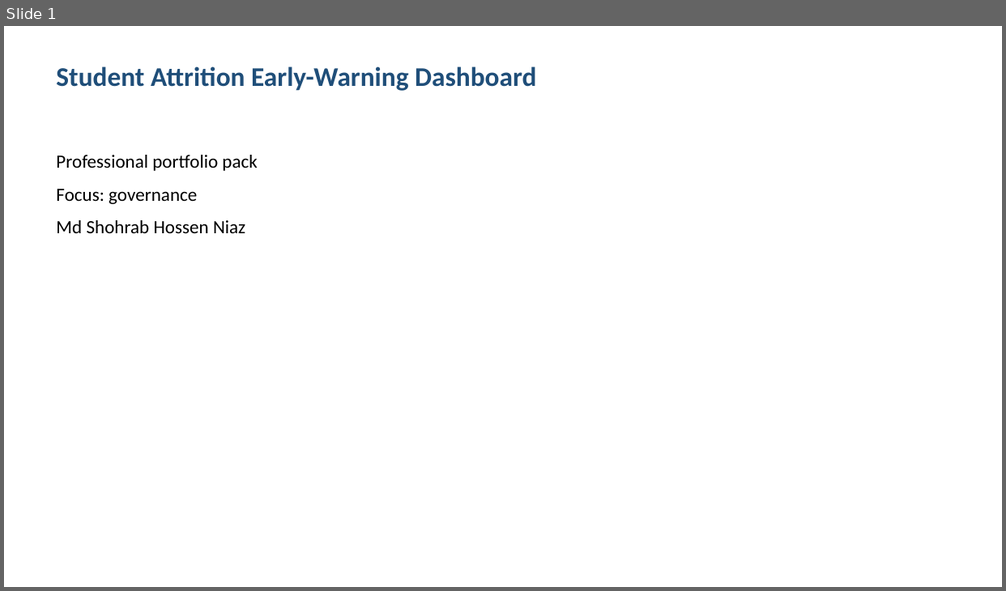
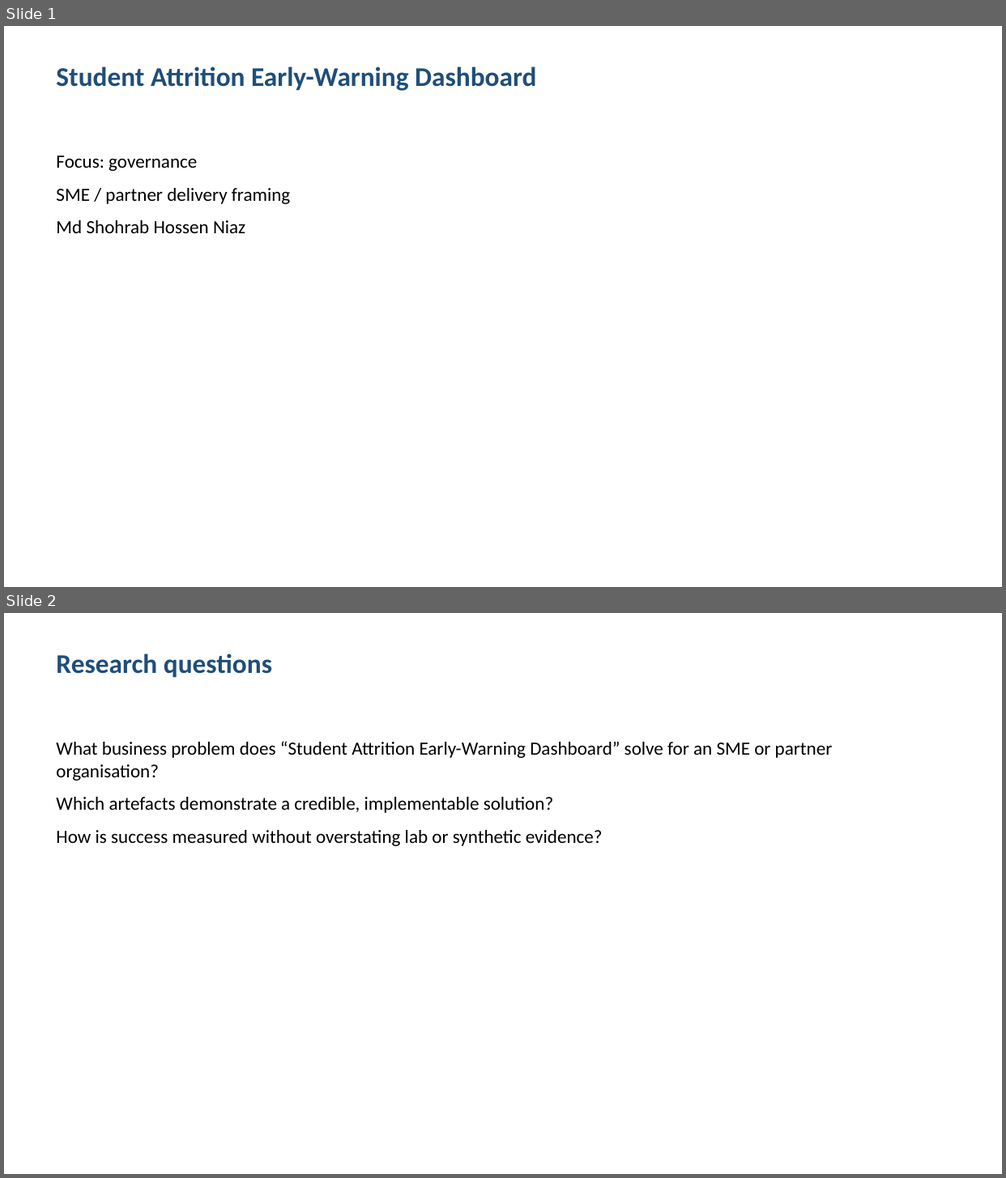
Before and after one commit to shohrabniaz/student-attrition-early-warning-dashboard, a slide deck: Final_Submission/02_Presentation.pptx. Shown one above the other, each under a label of ours: slide 1 before the commit, slides 1 and 2 after it. The pictures are 1006x591 and 1006x1178 pixels, drawn with LibreOffice and Linux fonts; fonts in the diff are those of the drawing. Boxes give left, top, right and bottom in pixels: in the first picture for what was removed or moved away, otherwise in the second. Text is boxed around its words. In the diff, an @@ line names an element or a change of style, - is before the commit and + after.

Commit message:
Polish portfolio pack for professional showcase readiness.

```diff
--- a/Final_Submission/02_Presentation.pptx
+++ b/Final_Submission/02_Presentation.pptx
@@ slide 2 added at <box>4,613,1002,1174</box>, background #FFFFFF @@
@@ text added at <box>56,653,272,678</box>, 26 pt, text #1F4E79, bold @@
+Research questions
@@ text added at <box>56,741,833,846</box>, 18 pt, text #000000 @@
+What business problem does “Student Attrition Early-Warning Dashboard” solve for an SME or partner organisation?
+Which artefacts demonstrate a credible, implementable solution?
+How is success measured without overstating lab or synthetic evidence?
@@ slide 1 changed as well @@
@@ text at <box>56,155,257,171</box>: paragraph removed @@
-Professional portfolio pack
@@ text at <box>56,188,290,204</box>: paragraph added @@
+SME / partner delivery framing
```
Also in this commit, not shown: 2 other slides changed, 1 slide removed, 12 other files.
